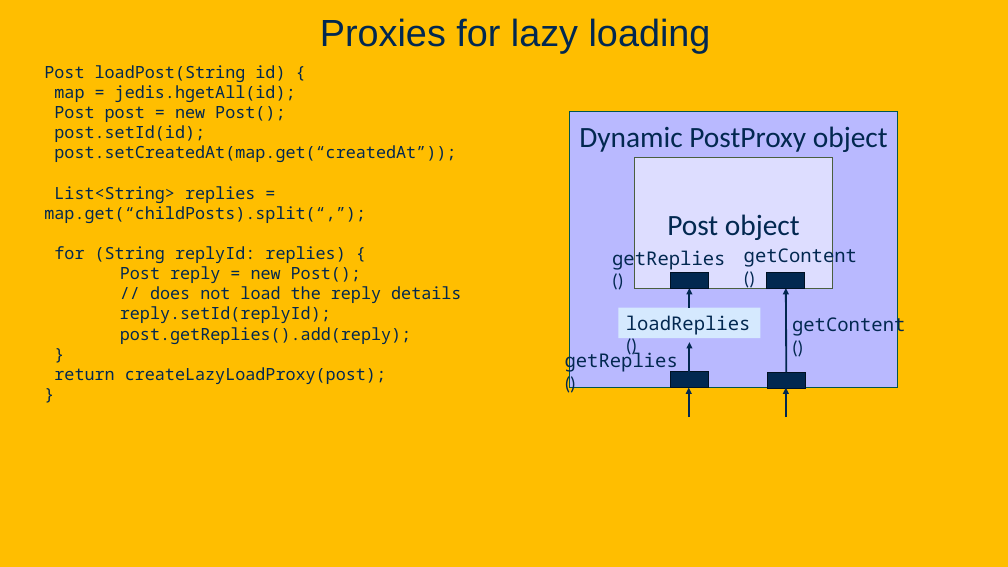
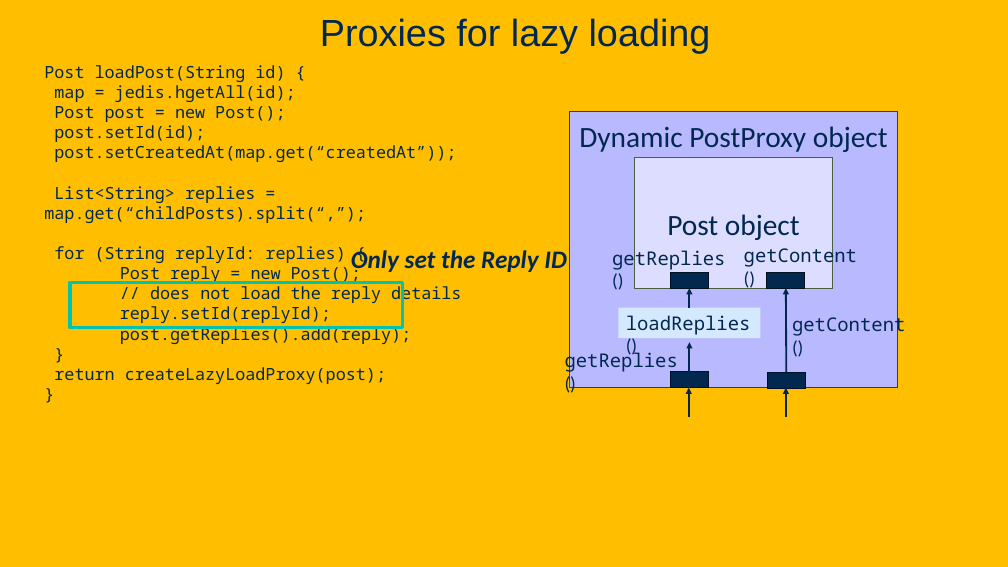
Before and after one commit to davsec-teaching/ecs160-f25, a slide deck: slide 129 of slides/5_annotations_and_reflection.pptx. Drawn at 1008x567 pixels with LibreOffice and Linux fonts; fonts in the diff are those of the drawing; background and template pictures are left out. Boxes give left, top, right and bottom in pixels: in the first picture for what was removed or moved away, otherwise in the second. Text is boxed around its words. In the diff, an @@ line names an element or a change of style, - is before the commit and + after.

```diff
--- a/slides/5_annotations_and_reflection.pptx
+++ b/slides/5_annotations_and_reflection.pptx
@@ text added at bbox=[351, 248, 567, 272], 24 pt, text #022850, bold, italic @@
+Only set the Reply ID
@@ rectangle added at bbox=[70, 282, 403, 327], outline #00C4B2 3 pt @@
```
Also in this commit, not shown: 5 other slides changed, 1 slide added.
